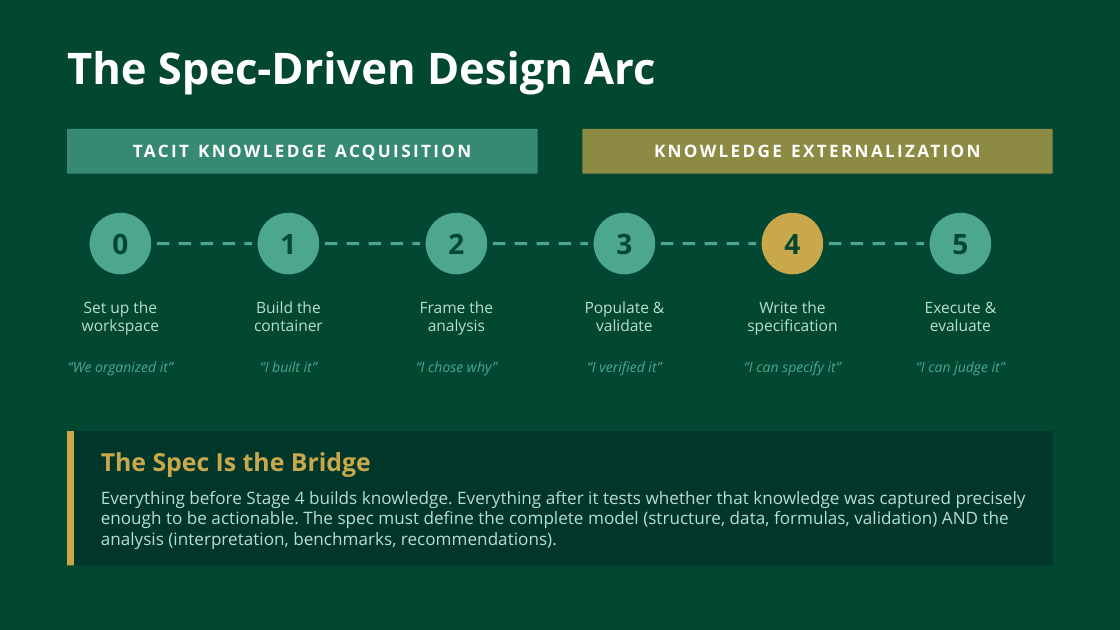
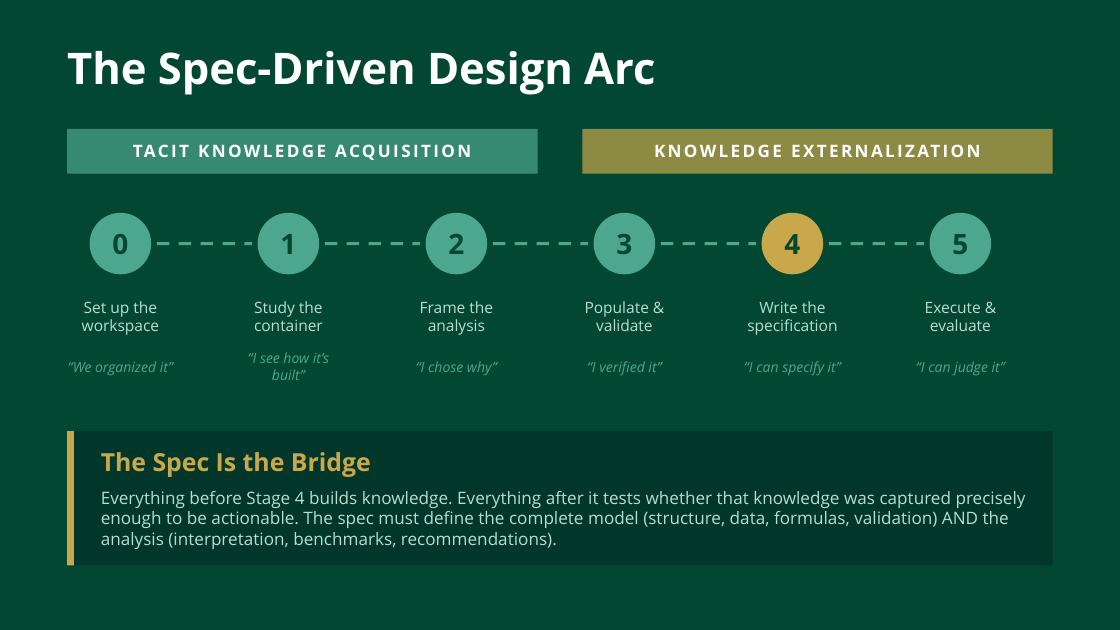
Before and after one commit to adamwstauffer/shidler, a slide deck: slide 4 of courses/BUS-629-VEMBA-International-Corporate-Finance/BUS629_AI_Ratios_Project.pptx. Drawn at 1120x630 pixels with LibreOffice and Linux fonts; fonts in the diff are those of the drawing. Boxes give left, top, right and bottom in pixels: in the first picture for what was removed or moved away, otherwise in the second. Text is boxed around its words. In the diff, an @@ line names an element or a change of style, - is before the commit and + after.

```diff
--- a/courses/BUS-629-VEMBA-International-Corporate-Finance/BUS629_AI_Ratios_Project.pptx
+++ b/courses/BUS-629-VEMBA-International-Corporate-Finance/BUS629_AI_Ratios_Project.pptx
@@ text at (x1=254, y1=301, x2=323, y2=317): text changed @@
-Build the
+Study the
@@ text at (x1=248, y1=352, x2=329, y2=380): text changed @@
-“I built it”
+“I see how it’s built”
```
Also in this commit, not shown: 6 other slides changed.
